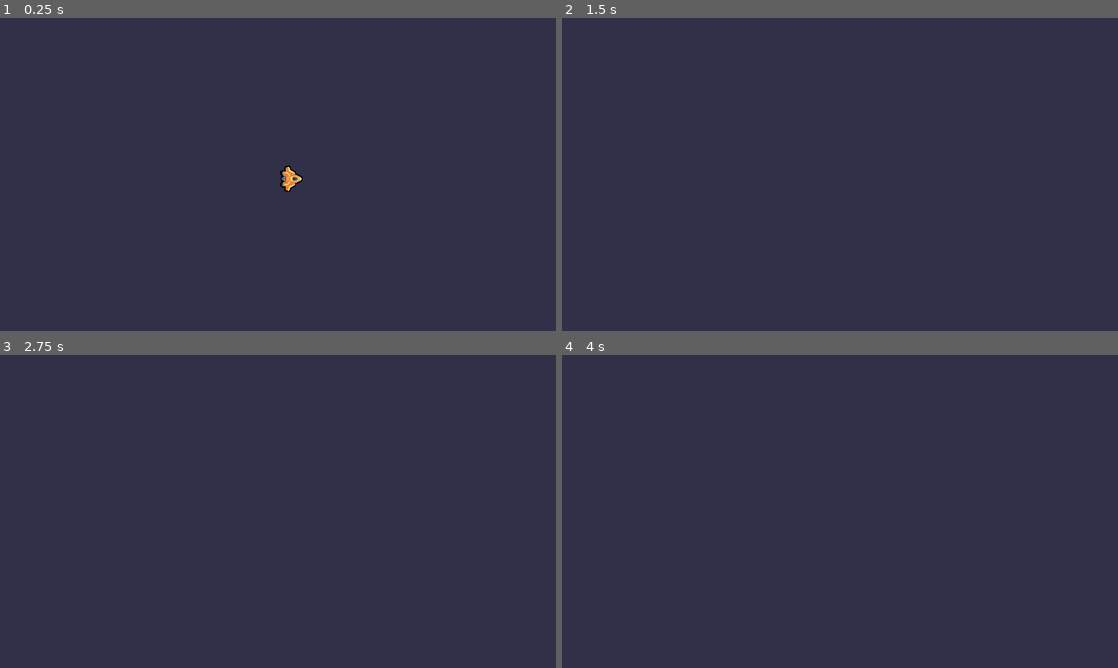
Above: before the commit, frames 1-4 (two rows, left to right).
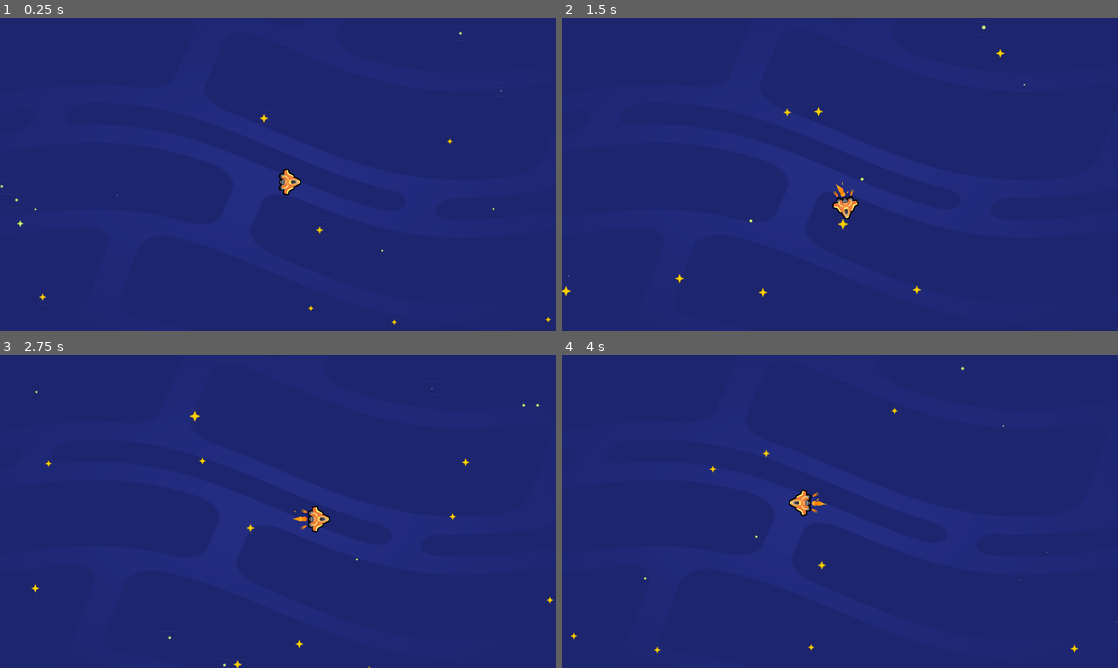
Above: after the commit, the same moments.

Repository: Jesuscanwalk/2d-GameDev-Course
Game: Godot game, scene res://space_level.tscn
Same seed, same stepped clock (60 frames per second), same inputs: the game is played once before the commit and once after it. Before the commit the project starts from res://lessons/ship.tscn.
Inputs:
- Up to frame 1 (0.25 s): no input
- Up to frame 2 (1.5 s): tap Enter at 0.5 s; hold D (move_right) 0.53-1.28 s; tap Space (boost) at 0.6, 1.35 s; hold S (move_down) from 1.28 s (still down)
- Up to frame 3 (2.75 s): release S (move_down) at 2.03 s; hold D (move_right) from 2.03 s (still down); tap Space (boost) at 2.1 s
- Up to frame 4 (4 s): release D (move_right) at 2.78 s; hold W (move_up) 2.78-3.53 s; tap Space (boost) at 2.85, 3.6 s; hold A (move_left) from 3.53 s (still down)

The runs differ from the first frame. In frame 1, 100% of the frame differs, in the area x 0-100%, y 0-100%; in frame 2, 100%; in frame 3, 100%; in frame 4, 100%.

Commit message:
Update project.godot

Diff:
--- a/04.to_space_and_beyond_workbook/project.godot
+++ b/04.to_space_and_beyond_workbook/project.godot
@@ -11,7 +11,7 @@
 [application]
 
 config/name="M4. To Space and Beyond (Workbook)"
-run/main_scene="res://lessons/ship.tscn"
+run/main_scene="res://space_level.tscn"
 config/features=PackedStringArray("4.2", "Forward Plus")
 config/icon="res://assets/ship.png"
 
